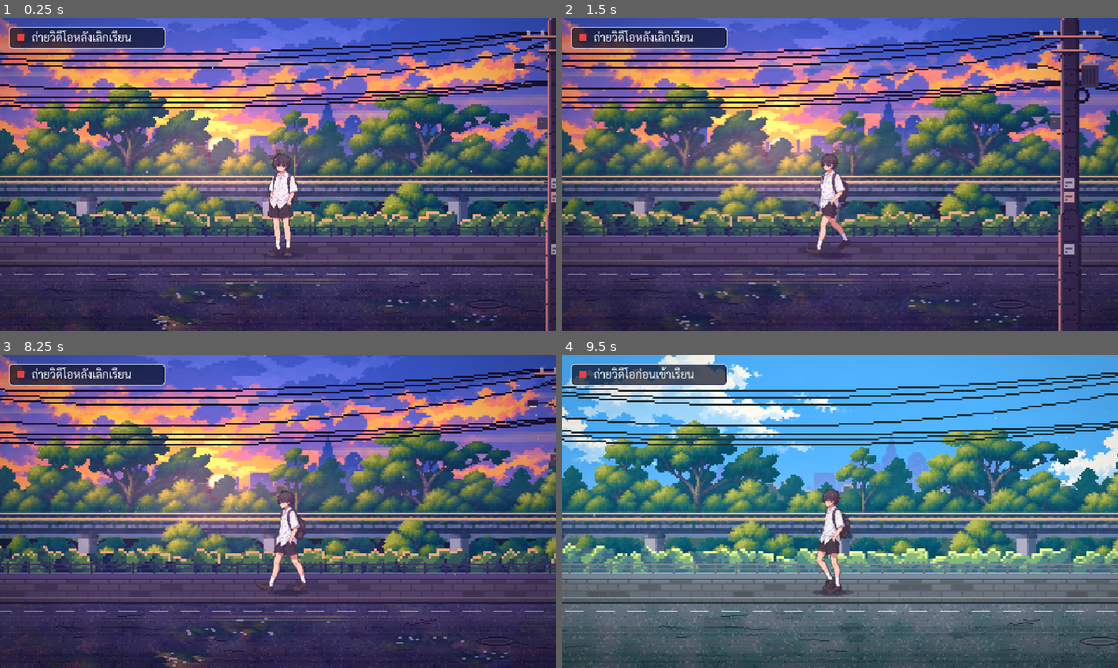
Above: before the commit, frames 1-4 (two rows, left to right).
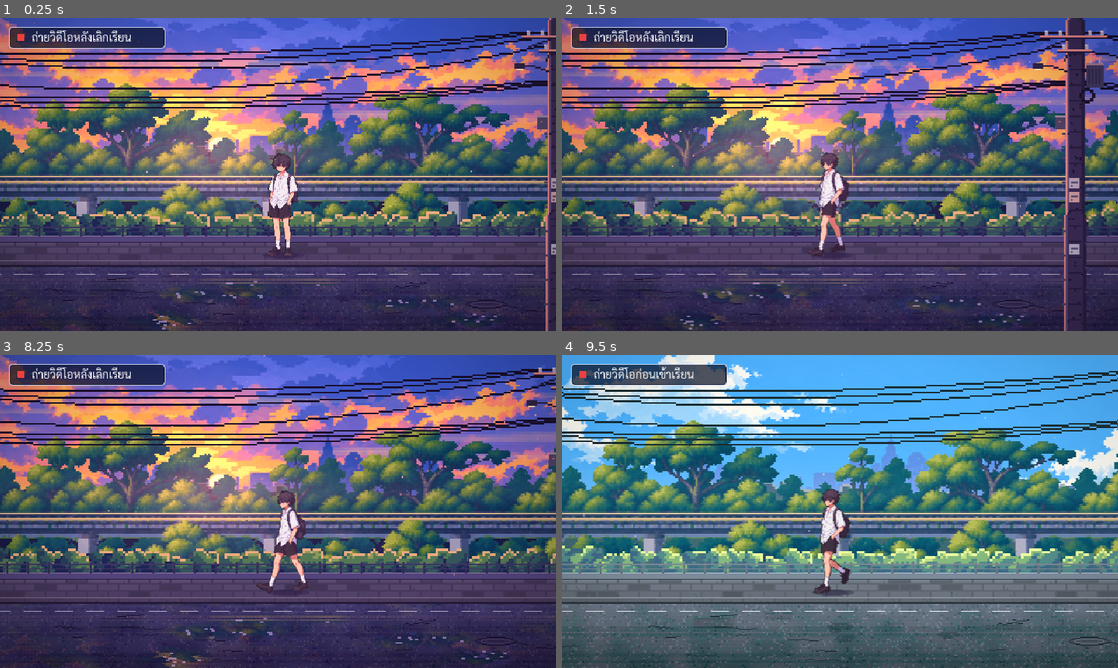
Above: after the commit, the same moments.

Repository: nerfmez/Story-game
Game: Godot game, scene res://scenes/main.tscn
Same seed, same stepped clock (60 frames per second), same inputs: the game is played once before the commit and once after it.
Inputs (mouse positions are in pixels of both pictures, inside the frame that each line leads up to):
- Up to frame 1 (0.25 s): no input
- Up to frame 2 (1.5 s): tap Enter (ui_accept) at 0.5, 0.77 s; move the mouse to (962, 158) at 0.52 s; hold Right (ui_right) 0.53-1.28 s; tap M at 0.6 s; click (962, 158) at 0.67 s; move the mouse to (728, 190) at 1.27 s; hold Left (ui_left) from 1.28 s (still down); tap R at 1.35 s
- Up to frame 3 (8.25 s): tap Enter (ui_accept) at 1.52, 3.02, 3.77, 4.52, 6.02, 6.77, 7.52 s; move the mouse to (333, 442) at 2.02 s; release Left (ui_left) at 2.03 s; hold Right (ui_right) 2.03-3.53 s; tap Tab at 2.1, 5.1, 8.1 s; move the mouse to (250, 574) at 2.77 s; tap T at 2.85, 5.85 s; click (250, 574) at 2.92 s; move the mouse to (444, 558) at 3.52 s; hold Left (ui_left) 3.53-5.78 s; tap M at 3.6, 6.6 s; move the mouse to (111, 464) at 4.27 s; tap R at 4.35, 7.35 s; move the mouse to (305, 511) at 5.02 s; click (305, 511) at 5.17 s; move the mouse to (194, 433) at 5.77 s; hold Right (ui_right) 5.78-8.03 s; move the mouse to (400, 495) at 6.52 s; move the mouse to (166, 527) at 7.27 s; click (166, 527) at 7.42 s; move the mouse to (333, 442) at 8.02 s; hold Left (ui_left) from 8.03 s (still down)
- Up to frame 4 (9.5 s): keep holding Left (ui_left); move the mouse to (812, 574) at 8.77 s; tap T at 8.85 s; tap Enter (ui_accept) at 9.02 s

The runs differ from the first frame. In frame 2, 9.6% of the frame differs, in the area x 0-100%, y 0-100%; in frame 3, 1.6%; in frame 4, 16%.

Commit message:
Hero: deeper colours, slower walk and umbrella animations
punch_sheet.py deepens darks and mid-tones (gamma 1.15) and adds a little colour
on all six hero sheets. Walk plays at 10 fps, umbrella walk at 9 and umbrella
idle at 8; walking speeds follow (45 px/s) so the feet stay planted.

Co-Authored-By: Claude Opus 5.5 <noreply@anthropic.com>
Claude-Session: https://claude.ai/code/session_011NAKRUA9btL4iodwTEM3Dh

Diff:
--- a/scripts/hero_walker.gd
+++ b/scripts/hero_walker.gd
@@ -23,12 +23,12 @@
 @export var blink_time := 0.13
 @export var walk_texture: Texture2D
 @export var walk_frames := 18
-## เฟรมต่อวินาทีของท่าเดิน (18 เฟรมต่อรอบ = 1.5 วินาที เท่าวิดีโอต้นฉบับ 36 เฟรมที่ 24fps)
+## เฟรมต่อวินาทีของท่าเดิน (18 เฟรมต่อรอบ: 10 = 1.8 วินาที ช้ากว่าวิดีโอต้นฉบับ (12) เพราะที่ความเร็วจริงดูรีบไป)
 ## 24 เฟรม/วินาทีลื่นเกินไปสำหรับภาพพิกเซล 12 ดูเป็นแอนิเมชันมากกว่า
-@export var walk_fps := 12.0
-## ความเร็วเดิน (พิกเซล/วินาที) = เท้าที่วางบนพื้นในภาพเลื่อน ~4.5 พิกเซล/เฟรม x 12 เฟรม/วินาที
+@export var walk_fps := 10.0
+## ความเร็วเดิน (พิกเซล/วินาที) = เท้าที่วางบนพื้นในภาพเลื่อน ~4.5 พิกเซล/เฟรม x walk_fps (10)
 ## ต้องเท่ากันพอดี ไม่งั้นเท้าไถลบนถนนและดูกระตุกทุกก้าว
-@export var speed := 54.0
+@export var speed := 45.0
 ## เฟรมที่เท้าแตะพื้น (เล่นเสียงเท้า)
 @export var step_frames: Array[int] = [0, 9]
 ## เสียงเท้า (AudioStreamRandomizer ที่สุ่มเสียง/ระดับเสียงให้ไม่ซ้ำ)
@@ -60,14 +60,17 @@
 ## มีจำนวนเฟรม ตำแหน่ง ความเร็วเดิน และจังหวะเสียงเท้าของตัวเอง ไม่หยิบโทรศัพท์ (มือถือร่มอยู่)
 @export var umbrella_idle_texture: Texture2D
 @export var umbrella_idle_frames := 23
+## ท่ายืนถือร่มขยับเร็วในวิดีโอ จึงเล่นช้ากว่าวิดีโอ (12)
+@export var umbrella_idle_fps := 8.0
 @export var umbrella_idle_offset := Vector2(-28, 0)
 @export var umbrella_idle_offset_flipped := Vector2(-15, 0)
 @export var umbrella_walk_texture: Texture2D
 @export var umbrella_walk_frames := 15
+@export var umbrella_walk_fps := 9.0
 @export var umbrella_walk_offset := Vector2(-25, 0)
 @export var umbrella_walk_offset_flipped := Vector2(-10, 0)
-## เท้าที่วางบนพื้นในภาพเดินถือร่มเลื่อน ~5 พิกเซล/เฟรม x 12 เฟรม/วินาที
-@export var umbrella_speed := 60.0
+## เท้าที่วางบนพื้นในภาพเดินถือร่มเลื่อน ~5 พิกเซล/เฟรม x umbrella_walk_fps (9)
+@export var umbrella_speed := 45.0
 @export var umbrella_step_frames: Array[int] = [2, 9]
 var umbrella := false
 var _plain := {}
@@ -97,8 +100,8 @@
 ## ถือร่ม/ไม่ถือร่ม: สลับชุดภาพยืนและเดิน (เก็บชุดปกติไว้คืนตอนเลิกถือ)
 func set_umbrella(on: bool) -> void:
 	if _plain.is_empty():
-		for key in ["idle_texture", "idle_frames", "idle_offset", "idle_offset_flipped", "walk_texture",
-				"walk_frames", "walk_offset", "walk_offset_flipped", "speed", "step_frames"]:
+		for key in ["idle_texture", "idle_frames", "idle_fps", "idle_offset", "idle_offset_flipped", "walk_texture",
+				"walk_frames", "walk_fps", "walk_offset", "walk_offset_flipped", "speed", "step_frames"]:
 			_plain[key] = get(key)
 	if on and not (umbrella_idle_texture and umbrella_walk_texture):
 		on = false
@@ -106,10 +109,12 @@
 	if on:
 		idle_texture = umbrella_idle_texture
 		idle_frames = umbrella_idle_frames
+		idle_fps = umbrella_idle_fps
 		idle_offset = umbrella_idle_offset
 		idle_offset_flipped = umbrella_idle_offset_flipped
 		walk_texture = umbrella_walk_texture
 		walk_frames = umbrella_walk_frames
+		walk_fps = umbrella_walk_fps
 		walk_offset = umbrella_walk_offset
 		walk_offset_flipped = umbrella_walk_offset_flipped
 		speed = umbrella_speed
Binary file changed: assets/characters/hero_idle_video.png
Binary file changed: assets/characters/hero_phone.png
Binary file changed: assets/characters/hero_umbrella_idle.png
Binary file changed: assets/characters/hero_umbrella_walk.png
Binary file changed: assets/characters/hero_uniform.png
Binary file changed: assets/characters/hero_walk.png
Not shown, changed: README.md
Not shown, added: tools/punch_sheet.py
